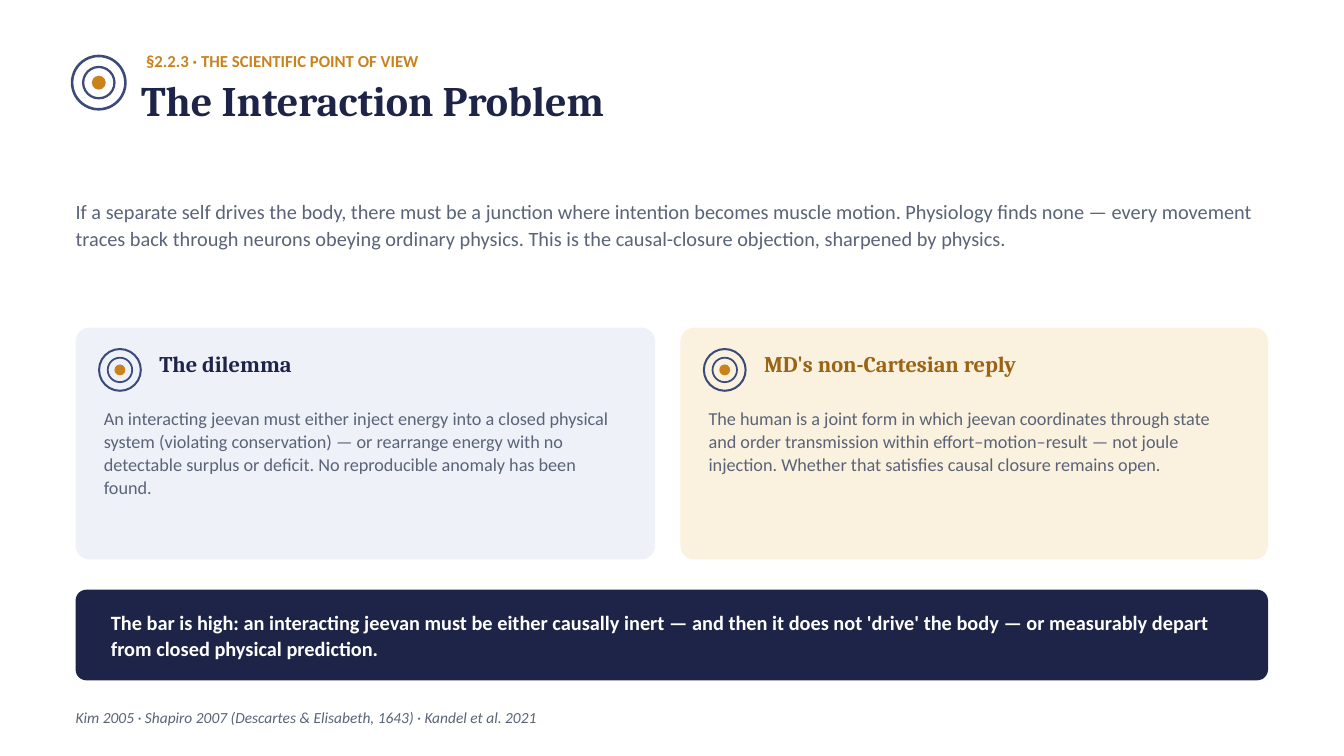
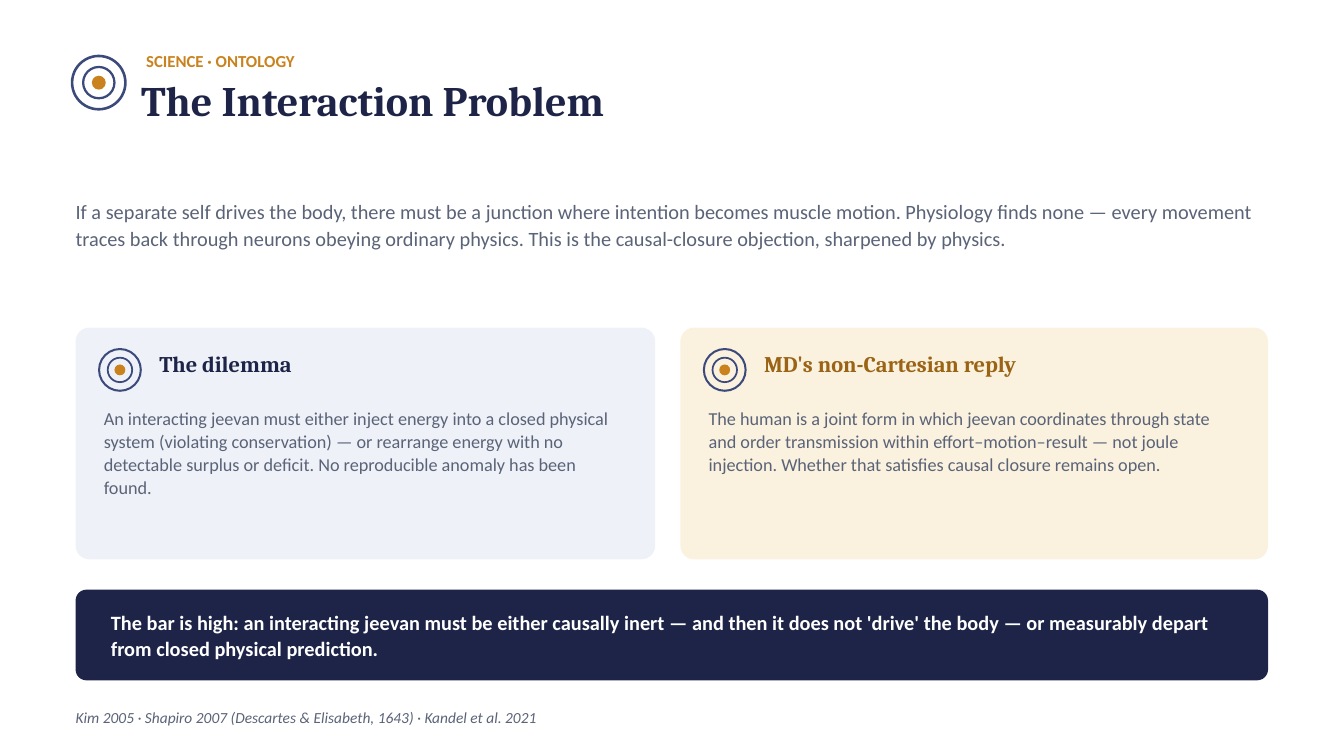
Before and after one commit to raghavamohan/AnalyticMadhyasthDarshan, a slide deck: slide 12 of Studies/Why-Humans-Are-Not-Just-Material/Why-Humans-Are-Not-Just-Material.pptx (slide 11 before the commit). Drawn at 1344x756 pixels with LibreOffice and Linux fonts; fonts in the diff are those of the drawing. Boxes give left, top, right and bottom in pixels: in the first picture for what was removed or moved away, otherwise in the second. Text is boxed around its words. In the diff, an @@ line names an element or a change of style, - is before the commit and + after.

```diff
--- a/Studies/Why-Humans-Are-Not-Just-Material/Why-Humans-Are-Not-Just-Material.pptx
+++ b/Studies/Why-Humans-Are-Not-Just-Material/Why-Humans-Are-Not-Just-Material.pptx
@@ text at <box>146,56,295,67</box>: text changed @@
-§2.2.3 · THE SCIENTIFIC POINT OF VIEW
+SCIENCE · ONTOLOGY
```
Also in this commit, not shown: 17 other slides changed, 6 other files.
